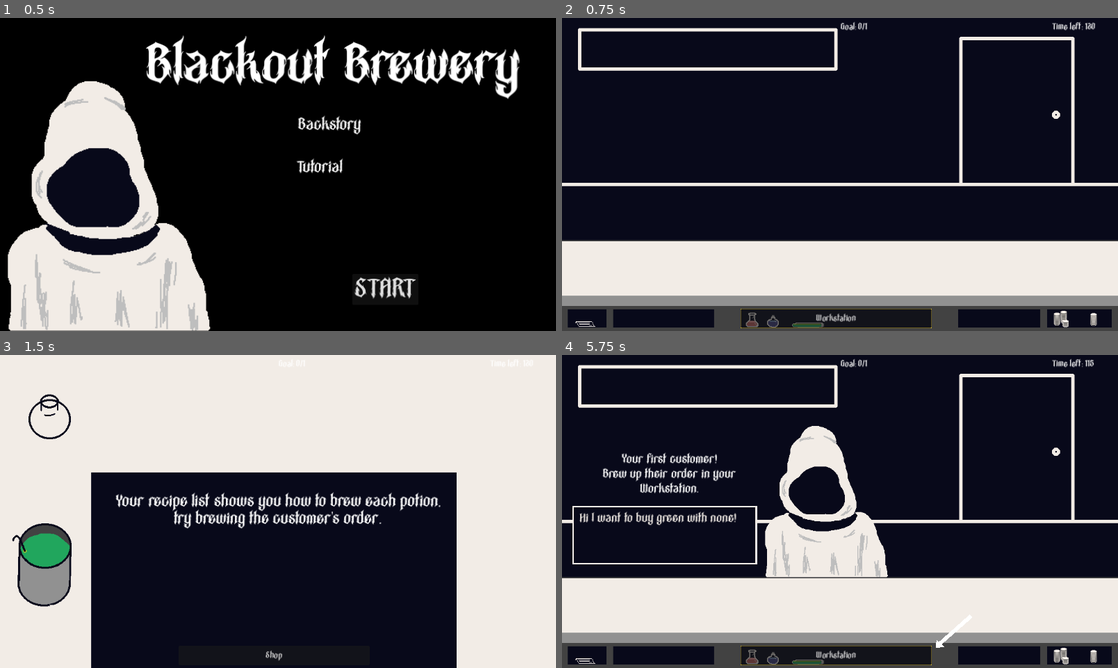
Above: before the commit, frames 1-4 (two rows, left to right).
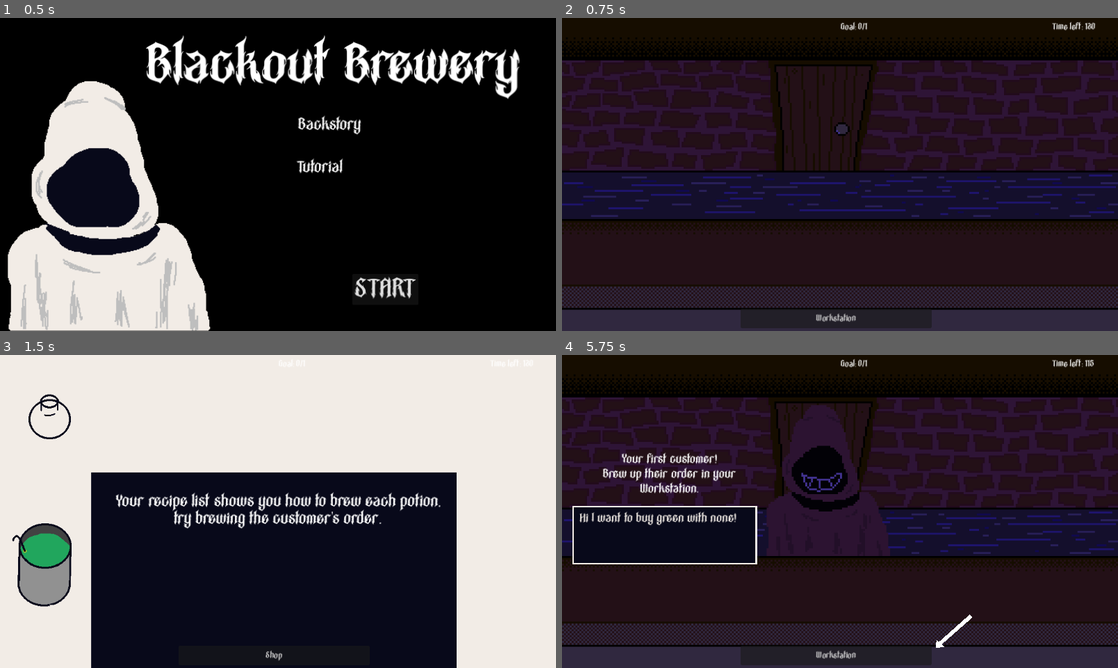
Above: after the commit, the same moments.

Repository: slowstate/blackout-brewery
Game: Godot game, scene res://scenes/main.tscn
Two runs of this game, one before a commit and one after it. Both use one fixed random seed, a clock stepped at 60 frames per second and the inputs below.
Inputs:
- Up to frame 1 (0.5 s): no input
- Up to frame 2 (0.75 s): click "START" at 0.5 s
- Up to frame 3 (1.5 s): click "Workstation" at 1.25 s
- Up to frame 4 (5.75 s): click "Shop" at 2 s; click "Workstation" at 2.75 s; click "Shop" at 3.5 s; click "Workstation" at 4.25 s; click "Shop" at 5 s

Frame 1 is identical in both runs. In frame 2, 85% of the frame differs, in the area x 0-100%, y 0-100%; in frame 3, nothing differs; in frame 4, 84%.

Commit message:
Sprites, Music, Backround

Diff:
--- a/project.godot
+++ b/project.godot
@@ -18,6 +18,7 @@
 [autoload]
 
 Recipes="*res://scripts/recipes.gd"
+AudioPlayer="*res://scenes/audio/audio_player.tscn"
 
 [display]
 
--- /dev/null
+++ b/scenes/audio/audio_player.tscn
@@ -0,0 +1,6 @@
+[gd_scene load_steps=2 format=3 uid="uid://oglf80a00bcw"]
+
+[ext_resource type="Script" path="res://scripts/audio_player.gd" id="1_c47k5"]
+
+[node name="AudioPlayer" type="AudioStreamPlayer"]
+script = ExtResource("1_c47k5")
--- a/scenes/customer.tscn
+++ b/scenes/customer.tscn
@@ -1,21 +1,21 @@
 [gd_scene load_steps=6 format=3 uid="uid://bdlmeq0gpkfhd"]
 
-[ext_resource type="Script" path="res://scripts/customer.gd" id="1_t2dt5"]
-[ext_resource type="Texture2D" uid="uid://mq4psnlum8dl" path="res://assets/sprites/customer.png" id="2_6e5af"]
-[ext_resource type="FontFile" uid="uid://b0trcqqmj3o8" path="res://assets/fonts/PurevilRegular-6RaD6.ttf" id="3_1d7gm"]
+[ext_resource type="Script" path="res://scripts/customer.gd" id="1_ujbho"]
+[ext_resource type="Texture2D" uid="uid://mq4psnlum8dl" path="res://assets/sprites/Customer/customer_white.png" id="2_4mwxs"]
+[ext_resource type="FontFile" uid="uid://b0trcqqmj3o8" path="res://assets/fonts/PurevilRegular-6RaD6.ttf" id="3_shnob"]
 
 [sub_resource type="CanvasTexture" id="CanvasTexture_fp3fq"]
 
 [sub_resource type="LabelSettings" id="LabelSettings_644yo"]
-font = ExtResource("3_1d7gm")
+font = ExtResource("3_shnob")
 font_size = 23
 font_color = Color(0.94902, 0.92549, 0.901961, 1)
 
 [node name="Customer" type="Node2D"]
-script = ExtResource("1_t2dt5")
+script = ExtResource("1_ujbho")
 
-[node name="Sprite2D" type="Sprite2D" parent="."]
-texture = ExtResource("2_6e5af")
+[node name="CustomerSprite" type="Sprite2D" parent="."]
+texture = ExtResource("2_4mwxs")
 
 [node name="Order" type="Control" parent="."]
 top_level = true
@@ -25,6 +25,7 @@
 offset_top = 45.0
 offset_right = -91.0
 offset_bottom = 85.0
+metadata/_edit_use_anchors_ = true
 
 [node name="TextureRect2" type="TextureRect" parent="Order"]
 modulate = Color(0.94902, 0.92549, 0.901961, 1)
@@ -34,6 +35,7 @@
 offset_right = -41.0
 offset_bottom = 64.0
 texture = SubResource("CanvasTexture_fp3fq")
+metadata/_edit_use_anchors_ = true
 
 [node name="TextureRect" type="TextureRect" parent="Order"]
 modulate = Color(0.0313726, 0.0352941, 0.101961, 1)
@@ -43,6 +45,7 @@
 offset_right = -44.0
 offset_bottom = 61.0
 texture = SubResource("CanvasTexture_fp3fq")
+metadata/_edit_use_anchors_ = true
 
 [node name="OrderDialog" type="Label" parent="Order"]
 layout_mode = 0
@@ -55,6 +58,7 @@
 autowrap_mode = 2
 text_overrun_behavior = 3
 text_direction = 1
+metadata/_edit_use_anchors_ = true
 
 [node name="Timer" type="Timer" parent="."]
 
--- a/scenes/defeat.tscn
+++ b/scenes/defeat.tscn
@@ -1,7 +1,7 @@
 [gd_scene load_steps=8 format=3 uid="uid://y4uudet8bhno"]
 
 [ext_resource type="Script" path="res://scripts/UI/defeat.gd" id="1_hfemf"]
-[ext_resource type="Texture2D" uid="uid://mq4psnlum8dl" path="res://assets/sprites/customer.png" id="2_vuyny"]
+[ext_resource type="Texture2D" uid="uid://mq4psnlum8dl" path="res://assets/sprites/Customer/customer_white.png" id="2_vuyny"]
 [ext_resource type="FontFile" uid="uid://b0trcqqmj3o8" path="res://assets/fonts/PurevilRegular-6RaD6.ttf" id="2_y1tpk"]
 
 [sub_resource type="CanvasTexture" id="CanvasTexture_secq3"]
--- a/scenes/shop.tscn
+++ b/scenes/shop.tscn
@@ -1,7 +1,7 @@
 [gd_scene load_steps=6 format=3 uid="uid://b73anoref74kw"]
 
-[ext_resource type="Texture2D" uid="uid://dsmto516rffkp" path="res://assets/backgrounds/shop.png" id="1_1s1f2"]
 [ext_resource type="Script" path="res://scripts/shop.gd" id="1_rbtev"]
+[ext_resource type="Texture2D" uid="uid://ddgqba1ykn7jl" path="res://assets/backgrounds/shop1.png" id="2_26txv"]
 [ext_resource type="PackedScene" uid="uid://3tinlc3aoc6m" path="res://scenes/potion.tscn" id="3_nms6y"]
 [ext_resource type="FontFile" uid="uid://b0trcqqmj3o8" path="res://assets/fonts/PurevilRegular-6RaD6.ttf" id="3_s6rr8"]
 
@@ -13,7 +13,7 @@
 script = ExtResource("1_rbtev")
 
 [node name="Sprite2D" type="Sprite2D" parent="."]
-texture = ExtResource("1_1s1f2")
+texture = ExtResource("2_26txv")
 
 [node name="Button" type="Button" parent="."]
 offset_left = -206.0
@@ -24,7 +24,7 @@
 text = "Workstation"
 
 [node name="Potion" parent="." instance=ExtResource("3_nms6y")]
-position = Vector2(0, 196)
+position = Vector2(0, 169)
 
 [node name="TooltipLabel" type="Label" parent="."]
 offset_left = -554.0
--- a/scenes/start.tscn
+++ b/scenes/start.tscn
@@ -2,7 +2,7 @@
 
 [ext_resource type="FontFile" uid="uid://b0trcqqmj3o8" path="res://assets/fonts/PurevilRegular-6RaD6.ttf" id="1_8vnkk"]
 [ext_resource type="Script" path="res://scripts/UI/start.gd" id="1_wjkau"]
-[ext_resource type="Texture2D" uid="uid://mq4psnlum8dl" path="res://assets/sprites/customer.png" id="2_4wjmt"]
+[ext_resource type="Texture2D" uid="uid://mq4psnlum8dl" path="res://assets/sprites/Customer/customer_white.png" id="3_q76op"]
 
 [sub_resource type="CanvasTexture" id="CanvasTexture_w3wco"]
 
@@ -82,7 +82,7 @@
 [node name="Sprite2D" type="Sprite2D" parent="."]
 position = Vector2(-304, 99)
 scale = Vector2(1.65, 1.65)
-texture = ExtResource("2_4wjmt")
+texture = ExtResource("3_q76op")
 
 [node name="BackstoryLabel" type="Label" parent="."]
 layout_mode = 0
--- a/scripts/UI/start.gd
+++ b/scripts/UI/start.gd
@@ -2,6 +2,8 @@
 
 signal startPressed
 
+func _ready():
+	pass
 
 func _on_start_button_pressed():
 	startPressed.emit()
--- /dev/null
+++ b/scripts/audio_player.gd
@@ -0,0 +1,15 @@
+extends AudioStreamPlayer
+
+const title_music =preload("res://assets/music/BB_titlev1_OwenGrey.wav")
+const shop_music = preload("res://assets/music/BB_gameplayv1_OwenGrey.wav")
+
+func _play_music(music: AudioStream, volume = 0.0):
+	if stream == music:
+		return
+
+	stream = music
+	volume_db = volume
+	play()
+
+func play_music_level(audio):
+	_play_music(audio)
--- a/scripts/customer.gd
+++ b/scripts/customer.gd
@@ -7,13 +7,30 @@
 var orderIngredient
 var orderCompleted = false
 
+var customer_blue = preload("res://assets/sprites/Customer/customer_Blue.png")
+var customer_darkred = preload("res://assets/sprites/Customer/customer_darkred.png")
+var customer_green = preload("res://assets/sprites/Customer/customer_green.png")
+var customer_purple = preload("res://assets/sprites/Customer/customer_purple.png")
+var customer_red = preload("res://assets/sprites/Customer/customer_red.png")
+var customer_white = preload("res://assets/sprites/Customer/customer_white.png")
+
 @onready var timer = $Timer
 @onready var order_dialog = $Order/OrderDialog
+
+
+var customer_sprites = [
+	customer_white,
+	customer_blue,
+	customer_red,
+	customer_green,
+	customer_purple,
+	customer_darkred]
 
 # Called when the node enters the scene tree for the first time.
 func _ready():
 	generate_order()
 	set_timeout()
+	random_sprite()
 	add_to_group("customers")
 
 
@@ -37,9 +54,17 @@
 		order_dialog.text ="I'm still waiting for my " + Recipes.bases.find_key(orderBase) + " with " + Recipes.ingredients.find_key(orderIngredient)
 		customerOrderWrong.emit()
 
+
+
 func _on_timer_timeout():
 	customerOrderTimeout.emit(orderCompleted)
 
 func set_timeout(custom_wait_time:int = 20):
 	timer.wait_time = custom_wait_time
 	timer.start()
+
+func random_sprite():
+	var random_index = randi() % customer_sprites.size()
+	var random_sprite = customer_sprites[random_index]
+	var sprite_node = get_node("CustomerSprite")
+	sprite_node.texture = random_sprite
--- a/scripts/main.gd
+++ b/scripts/main.gd
@@ -1,6 +1,8 @@
 extends Node2D
 
 var customer_scene = preload("res://scenes/customer.tscn")
+
+
 
 @onready var start = $Start
 @onready var victory = $Victory
@@ -12,6 +14,7 @@
 @onready var day_timer_label = $UI/DayTimerLabel
 @onready var order_goal_label = $UI/OrderGoalLabel
 @onready var ui = $UI
+
 
 const DAY_LENGTH:int = 121
 
@@ -38,6 +41,7 @@
 
 # Called when the node enters the scene tree for the first time.
 func _ready():
+	AudioPlayer.play_music_level(AudioPlayer.title_music)
 	all_scenes = [
 		$Start,
 		$Victory,
@@ -66,6 +70,7 @@
 func _on_customer_spawn_timer_timeout():
 	if current_customer != null:
 		current_customer.queue_free()
+
 	current_customer = customer_scene.instantiate()
 	current_customer.customerOrderTimeout.connect(_customer_order_timeout)
 	current_customer.customerOrderComplete.connect(_customer_order_complete)
@@ -152,6 +157,7 @@
 
 func _on_start_start_pressed():
 	_change_scene(shop)
+	AudioPlayer.play_music_level(AudioPlayer.shop_music)
 	_start_day()
 
 
Binary file added: assets/backgrounds/shop1.png
Not shown, added: assets/backgrounds/shop1.png.import
Not shown, added: assets/music/BB_gameplayv1_OwenGrey.wav.import
Not shown, added: assets/music/BB_titlev1_OwenGrey.wav.import
Binary file added: assets/sprites/Customer/customer_Blue.png
Not shown, added: assets/sprites/Customer/customer_Blue.png.import
Binary file added: assets/sprites/Customer/customer_darkred.png
Not shown, added: assets/sprites/Customer/customer_darkred.png.import
Binary file added: assets/sprites/Customer/customer_green.png
Not shown, added: assets/sprites/Customer/customer_green.png.import
Binary file added: assets/sprites/Customer/customer_purple.png
Not shown, added: assets/sprites/Customer/customer_purple.png.import
(and 204 more such lines)
